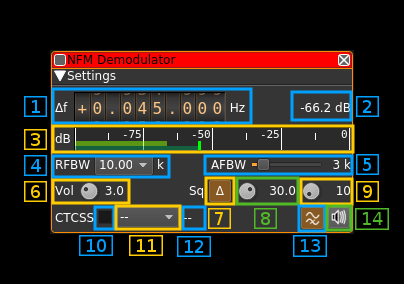
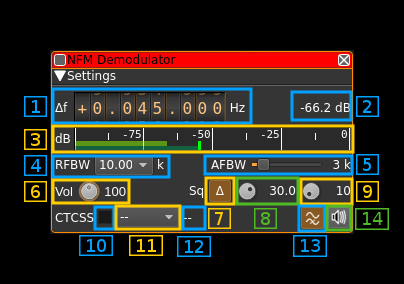
Revision of a layered (404, 284) image; what changed, layer by layer:
added layer "Pasted Layer #1" above "Patch_01" over [55, 181, 126, 202]
